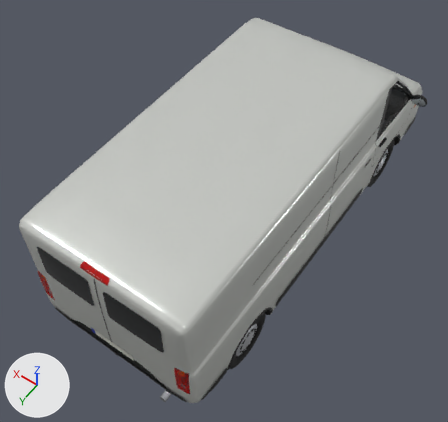
The Blender file data/models/cars/transporter/transporter.blend, before and after one commit.
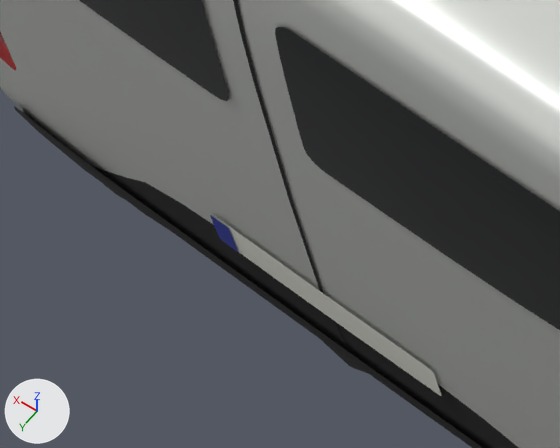
The first picture shows the older version from a camera (50 mm lens) standing at (-2.38, 3.97, 6.15) and looking at (0.1, 0.51, 0.71). The close-ups show the older and then the newer version on the part from 12% to 35% of the width and 68% to 88% of the height of that picture. Only the edits that show in the close-ups are written down. Every picture has the same lights, and +X, +Y and +Z are marked at lower left.

In view in the first close-up: 'body', 'decals'.
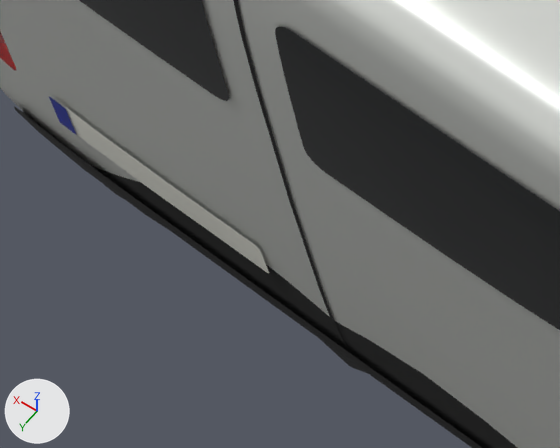
Changed parts and their boxes [x1, y1, x2, y2] in the close-ups (560 x 448 px; the box of a moved part takes in the faces that stretch with it):
part 1 of me_decals, moved or reshaped: before [210, 213, 441, 396]; after [49, 95, 269, 273]
part 2 of me_decals, moved or reshaped: before [210, 215, 238, 252]; after [49, 97, 77, 135]

The edits, one by one:
me_decals has 6303 vertices, 11160 faces and spans x -0.96..0.96, y -2.53..2.46, z 0.33..1.97.
me_decals is used by ob_decals; parent ob_body; location (0.0, 0.0, 0.0).
me_decals part 1: the loose piece of 106 vertices spanning x -0.26..0.26, y 2.45..2.46, z 0.72..0.83 is moved by (0.4, 0.0, 0.0).
me_decals part 2: the loose piece of 42 vertices spanning x 0.21..0.26, y 2.45..2.46, z 0.73..0.83 is moved by (0.4, 0.0, 0.0).
